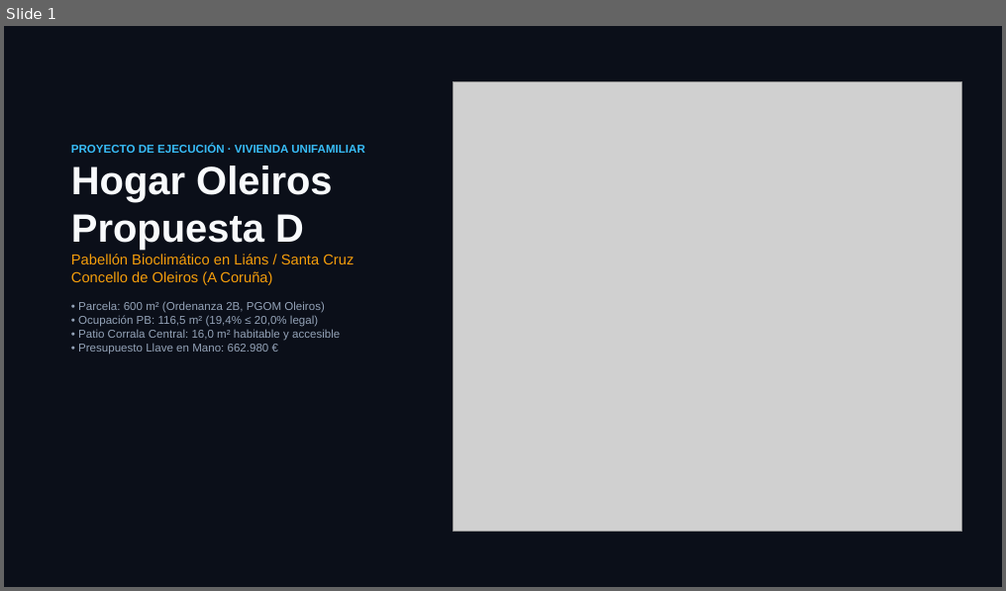
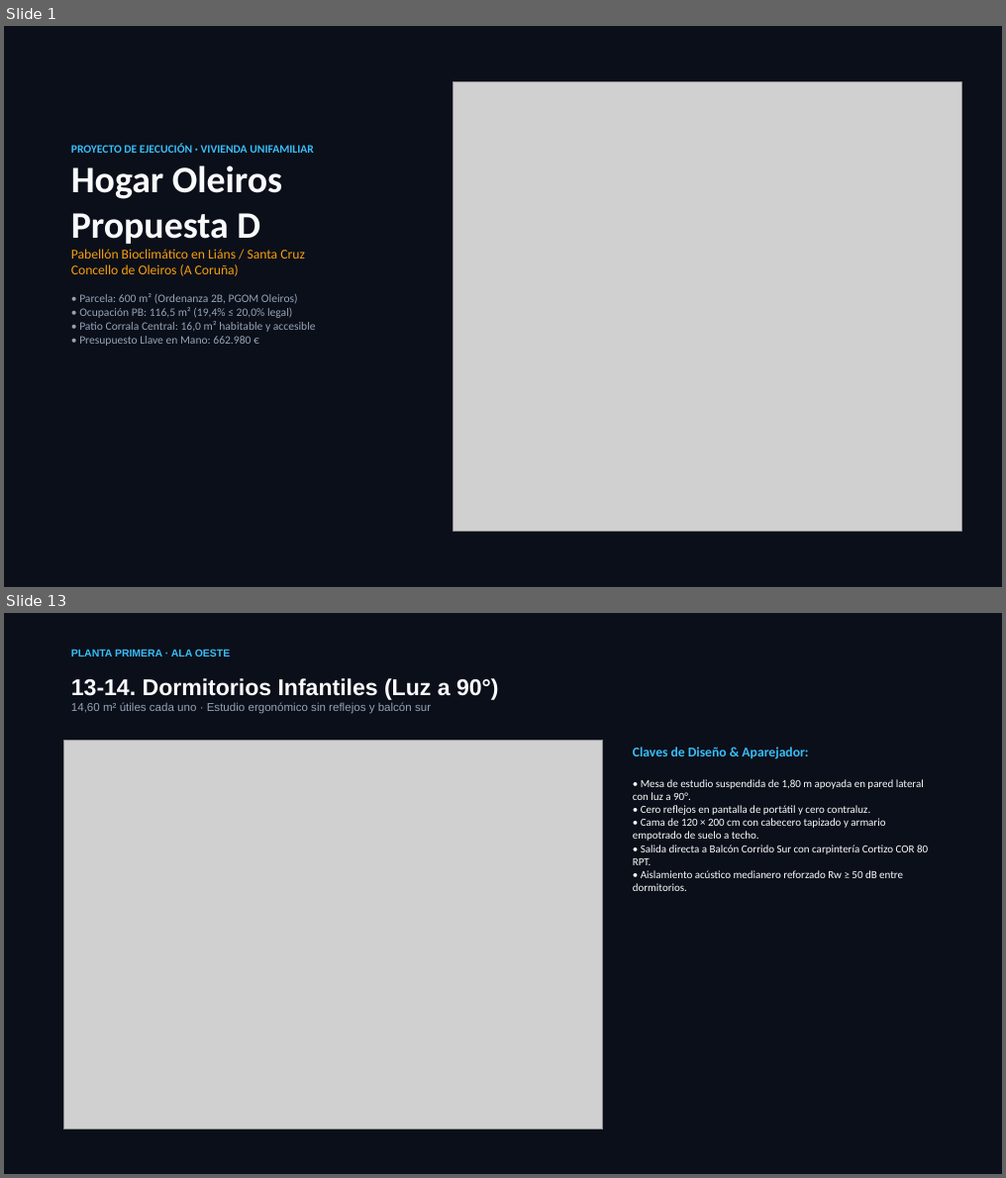
Before and after one commit to landslore/oleiros, a slide deck: propuestas/Presentacion_Hogar_Oleiros_Propuesta_D.pptx. Shown one above the other, each under a label of ours: slide 1 before the commit, slides 1 and 13 after it; the slides between them are not shown. The pictures are 1006x591 and 1006x1178 pixels, drawn with LibreOffice and Linux fonts; fonts in the diff are those of the drawing; grey boxes stand for pictures. Boxes give left, top, right and bottom in pixels: in the first picture for what was removed or moved away, otherwise in the second. Text is boxed around its words. In the diff, an @@ line names an element or a change of style, - is before the commit and + after.

Commit message:
feat(propuesta-d): corrigue render salon eliminando segundo patio falso y finaliza deck PPTX y dossier HTML interactivo

```diff
--- a/propuestas/Presentacion_Hogar_Oleiros_Propuesta_D.pptx
+++ b/propuestas/Presentacion_Hogar_Oleiros_Propuesta_D.pptx
@@ slide 13 added at (4, 613, 1002, 1174), background #0B0F19 @@
@@ text added at (71, 649, 230, 657), 10 pt, text #38BDF8, bold @@
+PLANTA PRIMERA · ALA OESTE
@@ text added at (71, 678, 499, 714), 11 pt, text #94A3B8 @@
+13-14. Dormitorios Infantiles (Luz a 90°)
+14,60 m² útiles cada uno · Estudio ergonómico sin reflejos y balcón sur
@@ picture added at (63, 741, 603, 1130) @@
@@ text added at (633, 747, 928, 891), 10.5 pt, text #F8FAFC @@
+Claves de Diseño & Aparejador:
+• Mesa de estudio suspendida de 1,80 m apoyada en pared lateral con luz a 90°.
+• Cero reflejos en pantalla de portátil y cero contraluz.
+• Cama de 120 × 200 cm con cabecero tapizado y armario empotrado de suelo a techo.
+• Salida directa a Balcón Corrido Sur con carpintería Cortizo COR 80 RPT.
+• Aislamiento acústico medianero reforzado Rw ≥ 50 dB entre dormitorios.
@@ slide 1 changed as well @@
@@ text "PROYECTO DE EJECUCIÓN · VIVIENDA ..." at (71, 144, 316, 346): font Arial to Calibri; size 38 to 36 pt in "Hogar Oleiros Propuesta D"; size 14 to 13 pt in "Pabellón Bioclimático en Liáns / Santa Cruz ..." @@
```
Also in this commit, not shown: 5 other slides changed, 7 other slides added, 2 slides removed, 10 other files.
